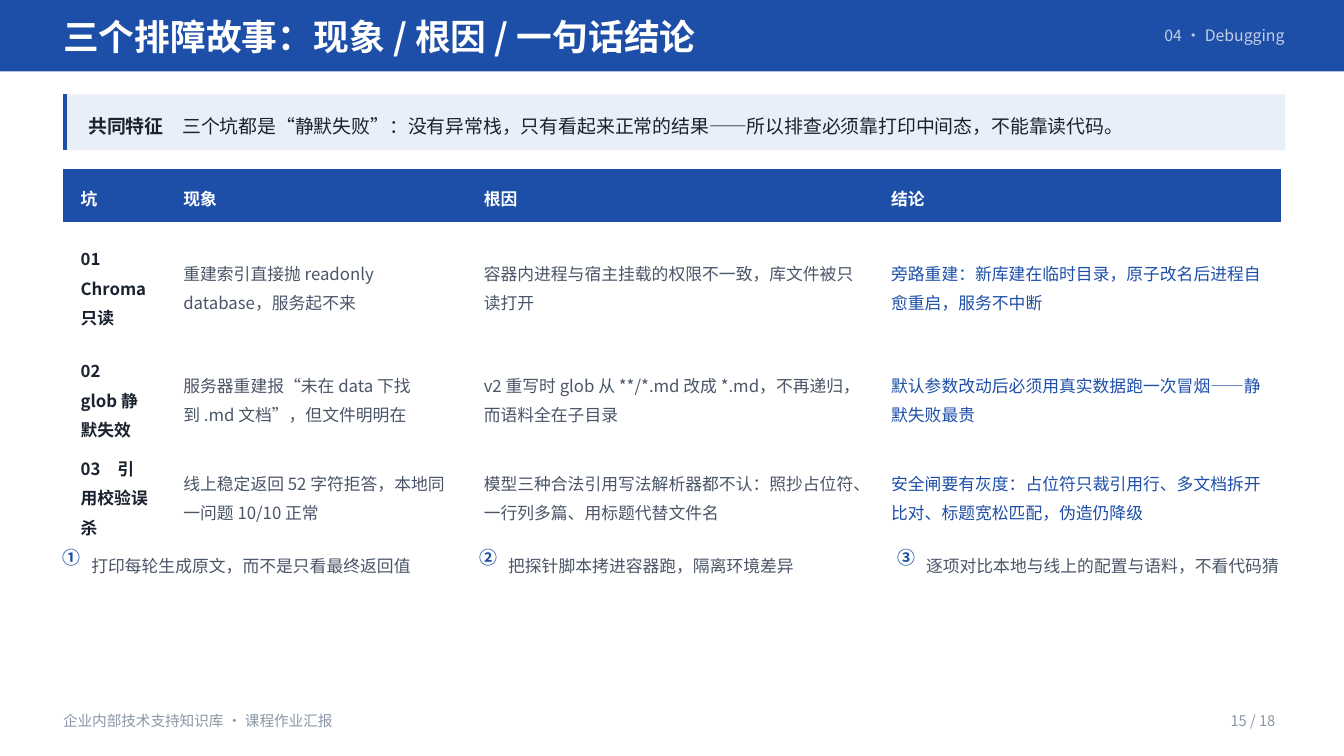
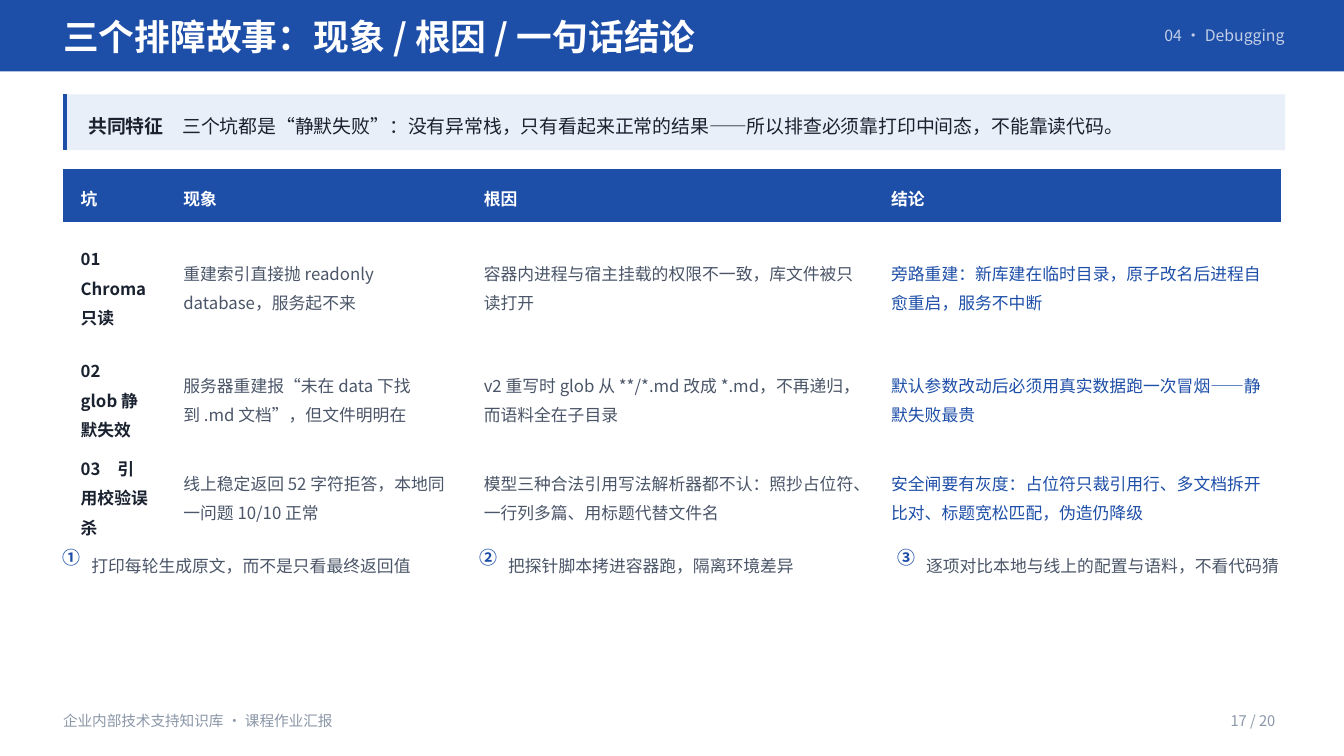
Before and after one commit to NanMuXPY/chenxuanlin-rag-kb, a slide deck: slide 17 of docs/汇报PPT/汇报PPT.pptx (slide 15 before the commit). Drawn at 1344x756 pixels with LibreOffice and Linux fonts; fonts in the diff are those of the drawing. Boxes give left, top, right and bottom in pixels: in the first picture for what was removed or moved away, otherwise in the second. Text is boxed around its words. In the diff, an @@ line names an element or a change of style, - is before the commit and + after.

```diff
--- a/docs/汇报PPT/汇报PPT.pptx
+++ b/docs/汇报PPT/汇报PPT.pptx
@@ text at bbox=[1231, 715, 1275, 726]: text changed @@
-15 / 18
+17 / 20
```
Also in this commit, not shown: 10 other slides changed, 2 slides added, 20 other files.
